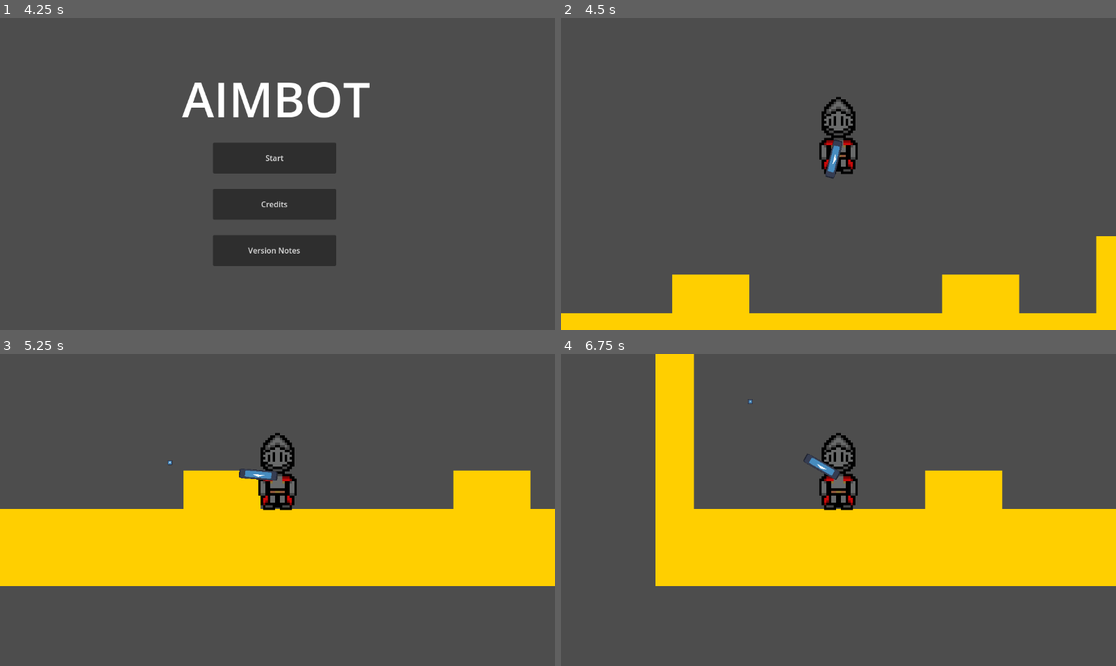
Above: before the commit, frames 1-4 (two rows, left to right).
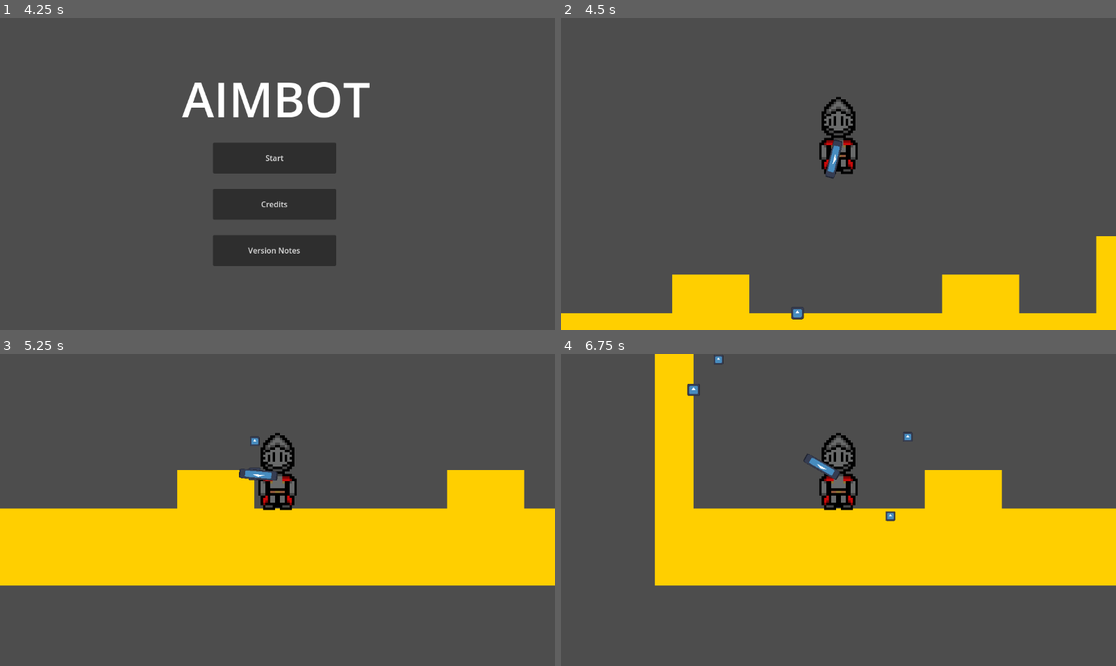
Above: after the commit, the same moments.

Repository: ChaosWaffle1/AIMBOT
Game: Godot game, scene res://scenes/splash_screen.tscn
Two runs of this game, one before a commit and one after it. Both use one fixed random seed, a clock stepped at 60 frames per second and the inputs below. The engine's default icon, where the game draws it, is replaced by a stand-in: a white triangle on a blue panel in a dark square.
Inputs (mouse positions are in pixels of both pictures, inside the frame that each line leads up to):
- Up to frame 1 (4.25 s): tap Enter at 0.5 s; move the mouse to (399, 158) at 0.52 s; press the mouse at (399, 158) at 0.53 s; hold D (right) 0.53-2.03 s; tap W (jump) at 0.77, 1.52, 3.02, 3.77 s; move the mouse to (166, 189) at 1.27 s; release the mouse at (166, 189) at 1.28 s; click (166, 189) at 1.35 s; tap Space at 2 s; move the mouse to (333, 105) at 2.02 s; press the mouse at (333, 105) at 2.03 s; hold A (left) 2.03-2.78 s; move the mouse to (249, 236) at 2.77 s; release the mouse at (249, 236) at 2.78 s; hold D (right) from 2.78 s (still down); click (249, 236) at 2.85 s; move the mouse to (444, 220) at 3.52 s; press the mouse at (444, 220) at 3.53 s
- Up to frame 2 (4.5 s): release D (right) at 4.25 s; release the mouse at (1005, 220) at 4.25 s; click "Start" at 4.25 s
- Up to frame 3 (5.25 s): tap Enter at 5 s; move the mouse to (111, 463) at 5.02 s; hold A (left) from 5.03 s (still down); click (111, 463) at 5.1 s
- Up to frame 4 (6.75 s): tap W (jump) at 5.27 s; move the mouse to (866, 510) at 5.77 s; release A (left) at 5.78 s; press the mouse at (866, 510) at 5.78 s; hold D (right) 5.78-6.53 s; move the mouse to (755, 432) at 6.52 s; release the mouse at (755, 432) at 6.53 s; hold A (left) from 6.53 s (still down); click (755, 432) at 6.6 s

Frame 1 is identical in both runs. In frame 2, less than 0.1% of the frame differs, in the area x 41-44%, y 92-97%; in frame 3, 1.0%, in the area x 0-100%, y 26-75%; in frame 4, 0.8%.

Commit message:
added very basic raytracing for gun

Diff:
--- a/project.godot
+++ b/project.godot
@@ -21,6 +21,14 @@
 [autoload]
 
 GlobalSFX="*res://scenes/global_sfx.tscn"
+
+[file_customization]
+
+folder_colors={
+"res://assets/": "red",
+"res://scenes/": "blue",
+"res://scripts/": "green"
+}
 
 [input]
 
--- a/scenes/bullet.tscn
+++ b/scenes/bullet.tscn
@@ -7,15 +7,16 @@
 bounce = 1.0
 
 [sub_resource type="CircleShape2D" id="CircleShape2D_mkf8s"]
-radius = 1.0
+radius = 2.0
 
 [node name="Bullet" type="RigidBody2D"]
 physics_material_override = SubResource("PhysicsMaterial_mkf8s")
 gravity_scale = 0.0
+continuous_cd = 1
 
 [node name="Sprite2D" type="Sprite2D" parent="."]
-position = Vector2(2.98023e-08, 0)
-scale = Vector2(0.015625, 0.015625)
+position = Vector2(-5.96046e-08, 5.96046e-08)
+scale = Vector2(0.03125, 0.03125)
 texture = ExtResource("1_hf8mt")
 
 [node name="CollisionShape2D" type="CollisionShape2D" parent="."]
--- a/scenes/gun.gd
+++ b/scenes/gun.gd
@@ -1,12 +1,13 @@
 extends Node2D
 
 var bullet_scene = preload("res://scenes/bullet.tscn")
-var bullet_speed = 400
+var bullet_speed = 1000
 
 func _physics_process(delta):
 	$Pivot.look_at(get_global_mouse_position())
 	if Input.is_action_just_pressed("click"):
 		fire()
+	$CollisionPoint.global_position = $Pivot/RayCast2D.get_collision_point()
 
 func fire():
 	print("gun fired")
--- a/scenes/gun.tscn
+++ b/scenes/gun.tscn
@@ -5,6 +5,10 @@
 
 [node name="Gun" type="Node2D"]
 script = ExtResource("1_og67c")
+
+[node name="CollisionPoint" type="Sprite2D" parent="."]
+scale = Vector2(0.04, 0.04)
+texture = ExtResource("1_gp53h")
 
 [node name="Pivot" type="Node2D" parent="."]
 
@@ -15,3 +19,6 @@
 position = Vector2(8, 0)
 scale = Vector2(0.125, 0.03125)
 texture = ExtResource("1_gp53h")
+
+[node name="RayCast2D" type="RayCast2D" parent="Pivot"]
+target_position = Vector2(500, 0)
